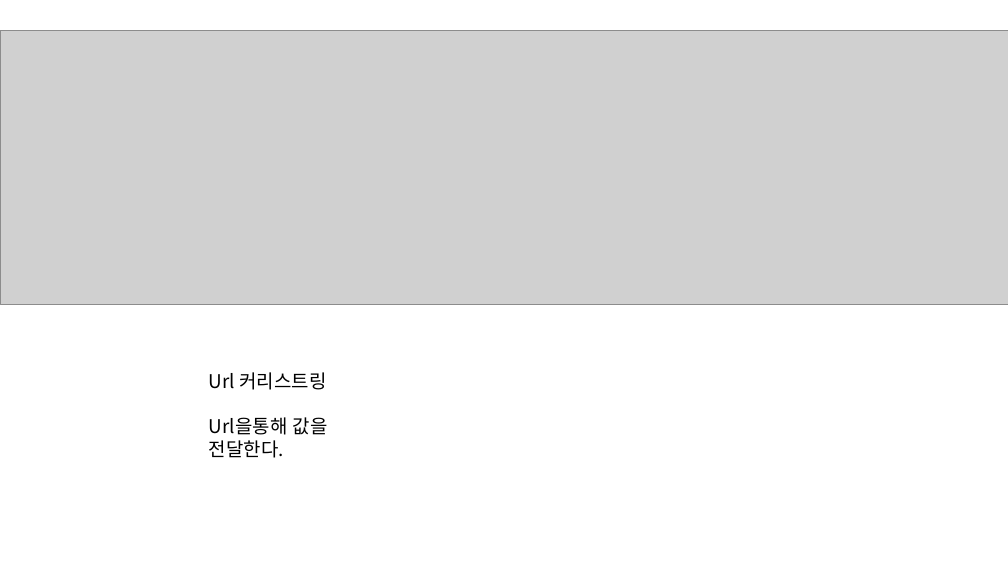
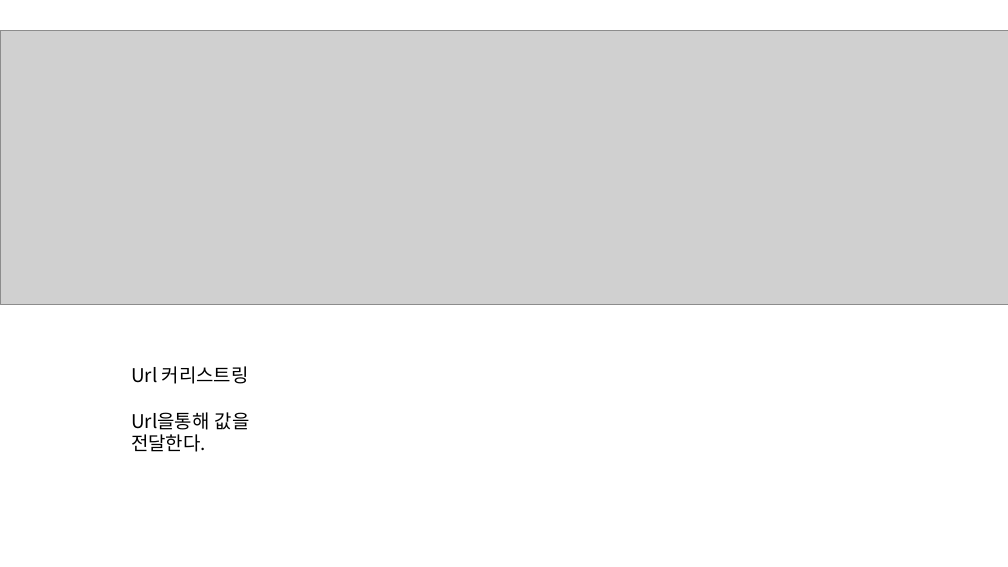
Before and after one commit to InseopEom/PHP2_201640125, a slide deck: slide 12 of 20190904_PHP2주차.pptx (slide 11 before the commit). Drawn at 1008x567 pixels with LibreOffice and Linux fonts; fonts in the diff are those of the drawing; grey boxes stand for pictures. Boxes give left, top, right and bottom in pixels: in the first picture for what was removed or moved away, otherwise in the second. Text is boxed around its words. In the diff, an @@ line names an element or a change of style, - is before the commit and + after.

```diff
--- a/20190904_PHP2주차.pptx
+++ b/20190904_PHP2주차.pptx
@@ text "Url 커리스트링": place and size @@
-text "Url 커리스트링" at (209,372,328,458)
+text "Url 커리스트링" at (131,366,250,452)
```
Also in this commit, not shown: 8 other slides changed, 9 slides added, 9 slides removed, 1 other file.
